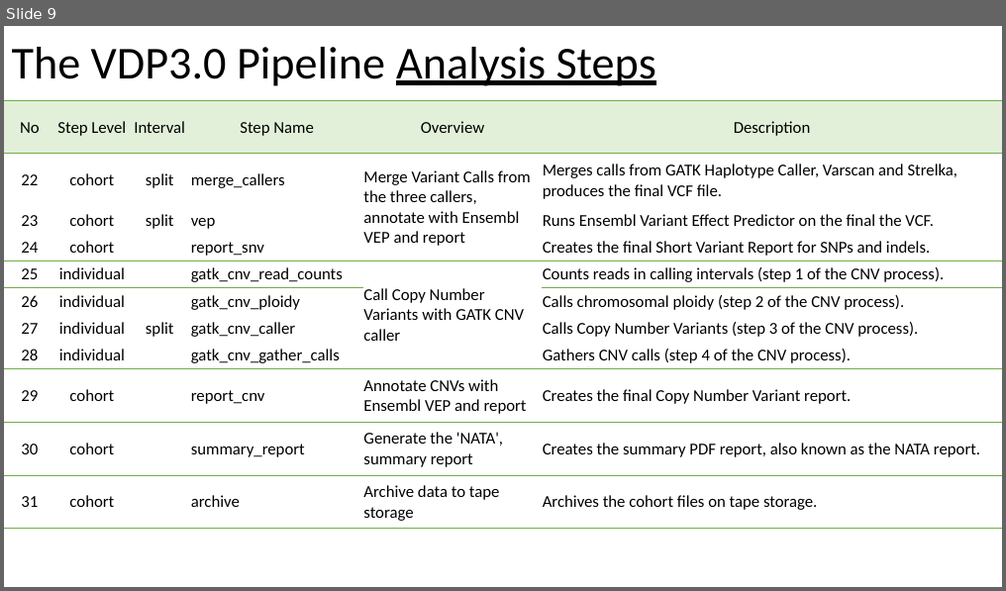
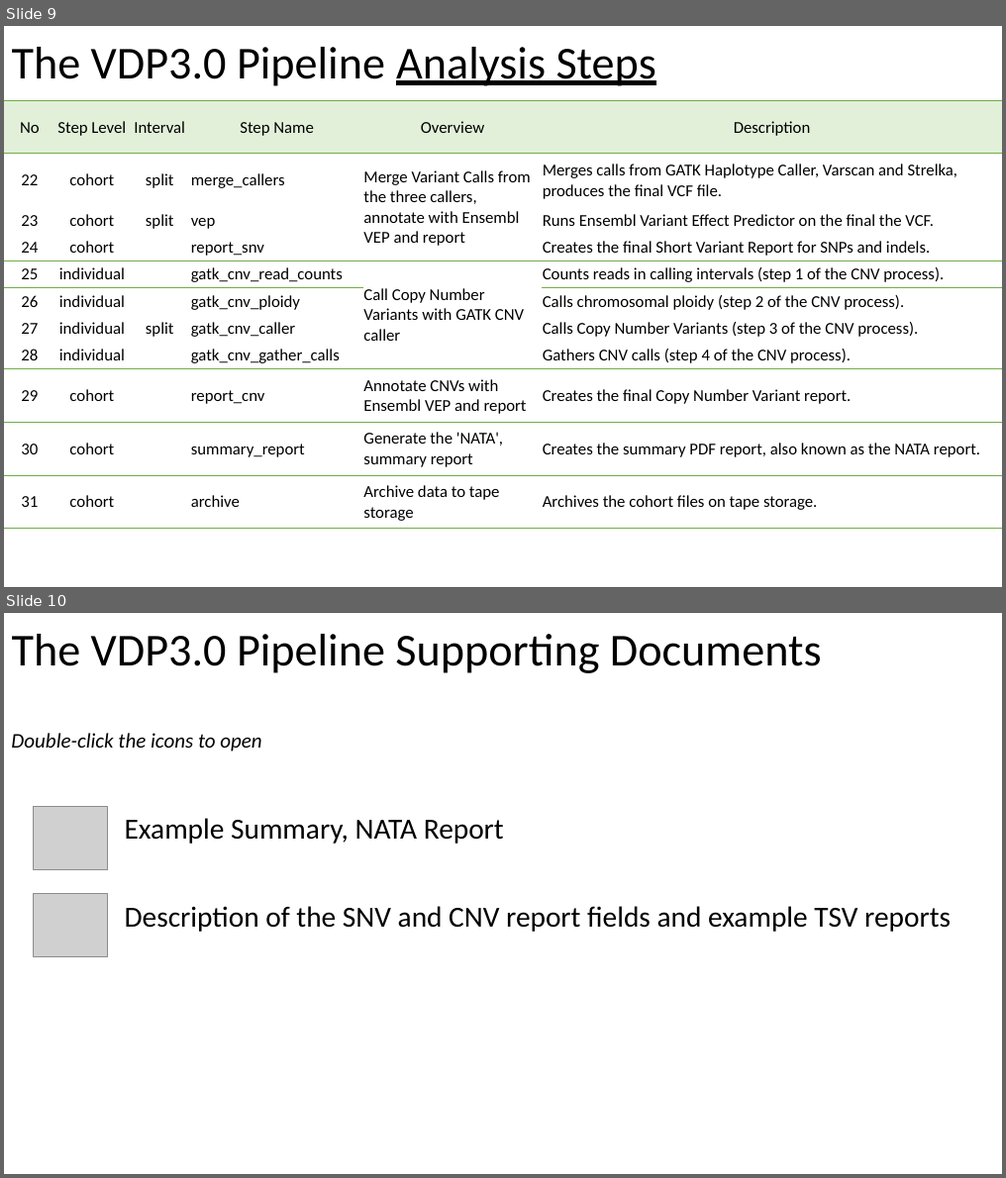
Before and after one commit to numicator/vdp3.0, a slide deck: conf/VDP3_ovierview.pptx. Shown one above the other, each under a label of ours: slide 9 before the commit, slides 9 and 10 after it. The pictures are 1006x591 and 1006x1178 pixels, drawn with LibreOffice and Linux fonts; fonts in the diff are those of the drawing; grey boxes stand for pictures. Boxes give left, top, right and bottom in pixels: in the first picture for what was removed or moved away, otherwise in the second. Text is boxed around its words. In the diff, an @@ line names an element or a change of style, - is before the commit and + after.

```diff
--- a/conf/VDP3_ovierview.pptx
+++ b/conf/VDP3_ovierview.pptx
@@ slide 10 added at box(4, 613, 1002, 1174), background #FFFFFF @@
@@ text added at box(12, 634, 822, 673), 44 pt, text #000000 @@
+The VDP3.0 Pipeline Supporting Documents
@@ text added at box(11, 733, 261, 752), 20 pt, text #000000, italic @@
+Double-click the icons to open
@@ picture added at box(33, 807, 108, 869) @@
@@ text added at box(125, 818, 504, 844), 28 pt, text #000000 @@
+Example Summary, NATA Report
@@ picture added at box(33, 894, 108, 957) @@
@@ text added at box(125, 906, 950, 932), 28 pt, text #000000 @@
+Description of the SNV and CNV report fields and example TSV reports
```
Also in this commit, not shown: 8 other files.
